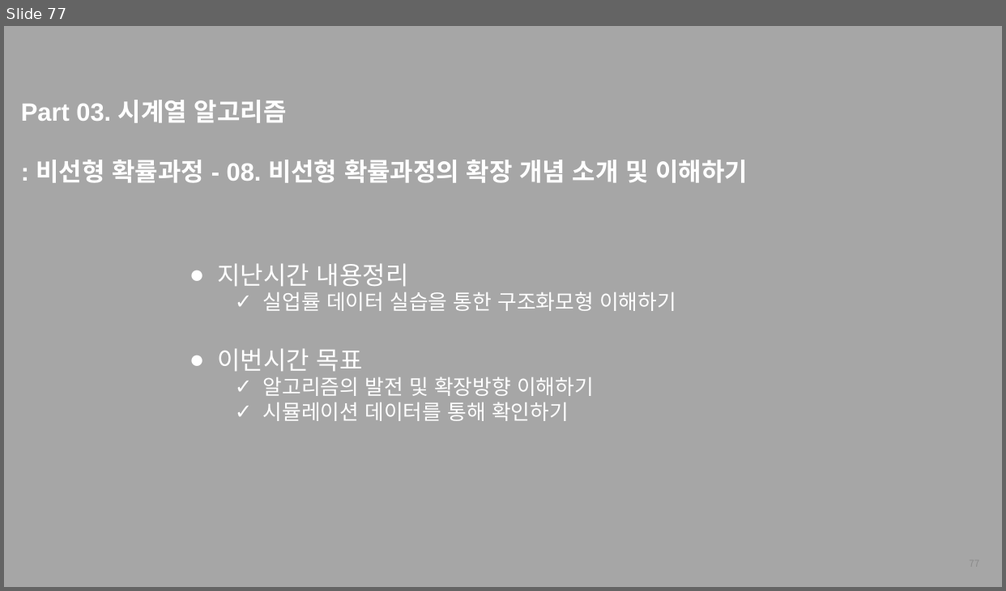
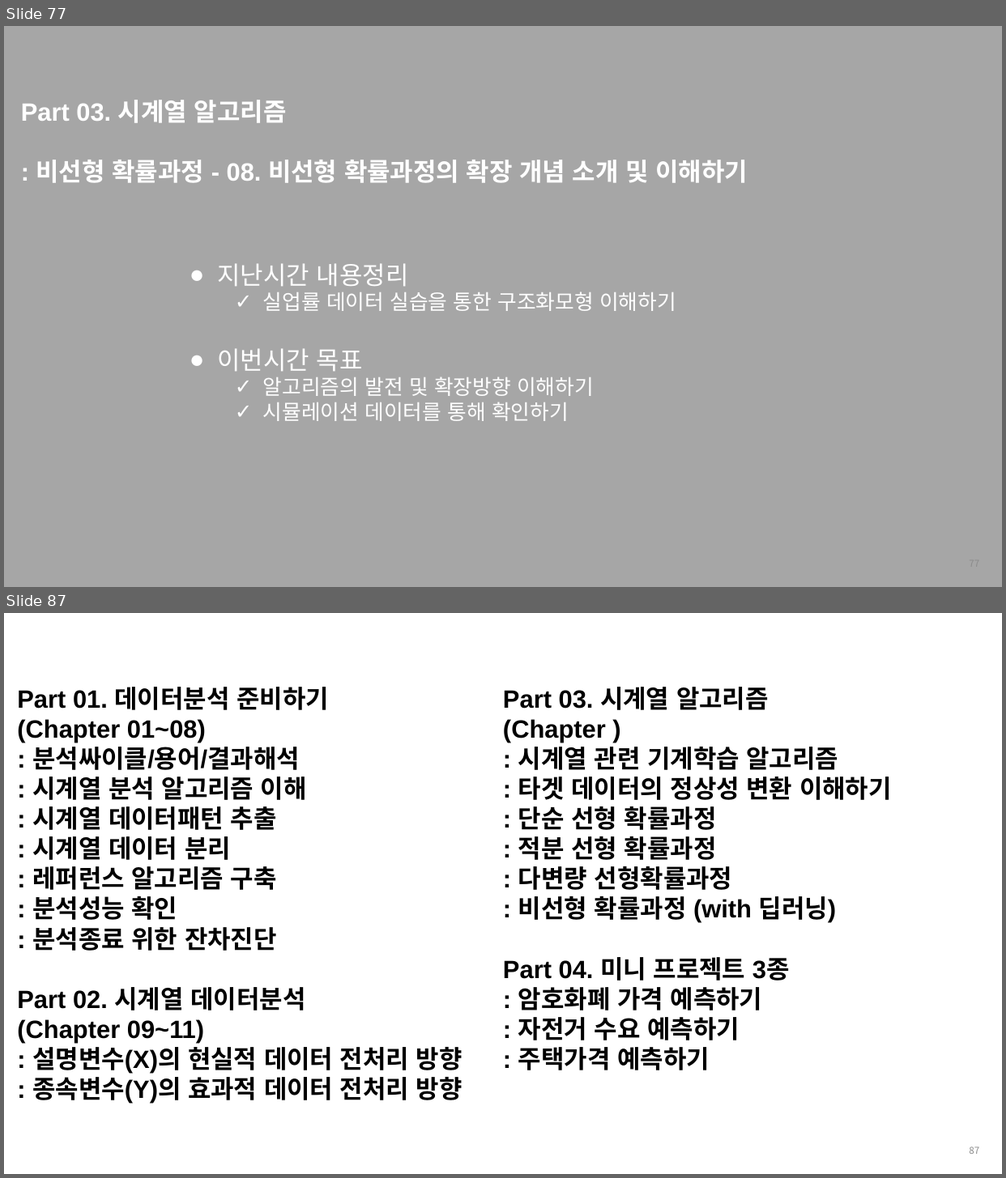
Before and after one commit to thekimk/All-About-Time-Series-Analysis, a slide deck: [FastCampus] 커리큘럼_김경원박사.pptx. Shown one above the other, each under a label of ours: slide 77 before the commit, slides 77 and 87 after it; the slides between them are not shown. The pictures are 1006x591 and 1006x1178 pixels, drawn with LibreOffice and Linux fonts; fonts in the diff are those of the drawing; background and template pictures are left out. Boxes give left, top, right and bottom in pixels: in the first picture for what was removed or moved away, otherwise in the second. Text is boxed around its words. In the diff, an @@ line names an element or a change of style, - is before the commit and + after.

```diff
--- a/[FastCampus] 커리큘럼_김경원박사.pptx
+++ b/[FastCampus] 커리큘럼_김경원박사.pptx
@@ slide 87 added at [4,613,1002,1174], background #FFFFFF @@
@@ text added at [17,687,892,1104], 24 pt, text #000000, bold @@
+Part 01. 데이터분석 준비하기
+(Chapter 01~08)
+: 분석싸이클/용어/결과해석
+: 시계열 분석 알고리즘 이해
+: 시계열 데이터패턴 추출
+: 시계열 데이터 분리
+: 레퍼런스 알고리즘 구축
+: 분석성능 확인
+: 분석종료 위한 잔차진단
+Part 02. 시계열 데이터분석
+(Chapter 09~11)
+: 설명변수(X)의 현실적 데이터 전처리 방향
+: 종속변수(Y)의 효과적 데이터 전처리 방향
+Part 03. 시계열 알고리즘
+(Chapter )
+: 시계열 관련 기계학습 알고리즘
+: 타겟 데이터의 정상성 변환 이해하기
+: 단순 선형 확률과정
+: 적분 선형 확률과정
+: 다변량 선형확률과정
+: 비선형 확률과정 (with 딥러닝)
+Part 04. 미니 프로젝트 3종
+: 암호화폐 가격 예측하기
+: 자전거 수요 예측하기
+: 주택가격 예측하기
@@ page number added at [969,1147,979,1154], 9 pt, text #8C8C8C @@
+87
```
Also in this commit, not shown: 12 other slides added, 2 other files.
